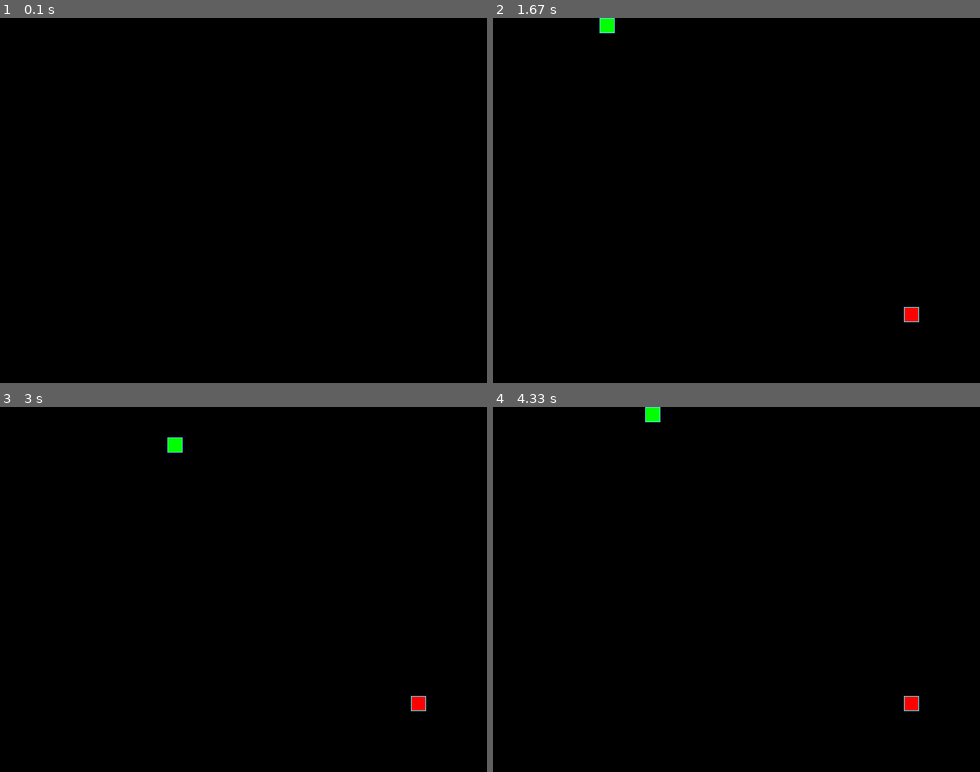
Above: before the commit, frames 1-4 (two rows, left to right).
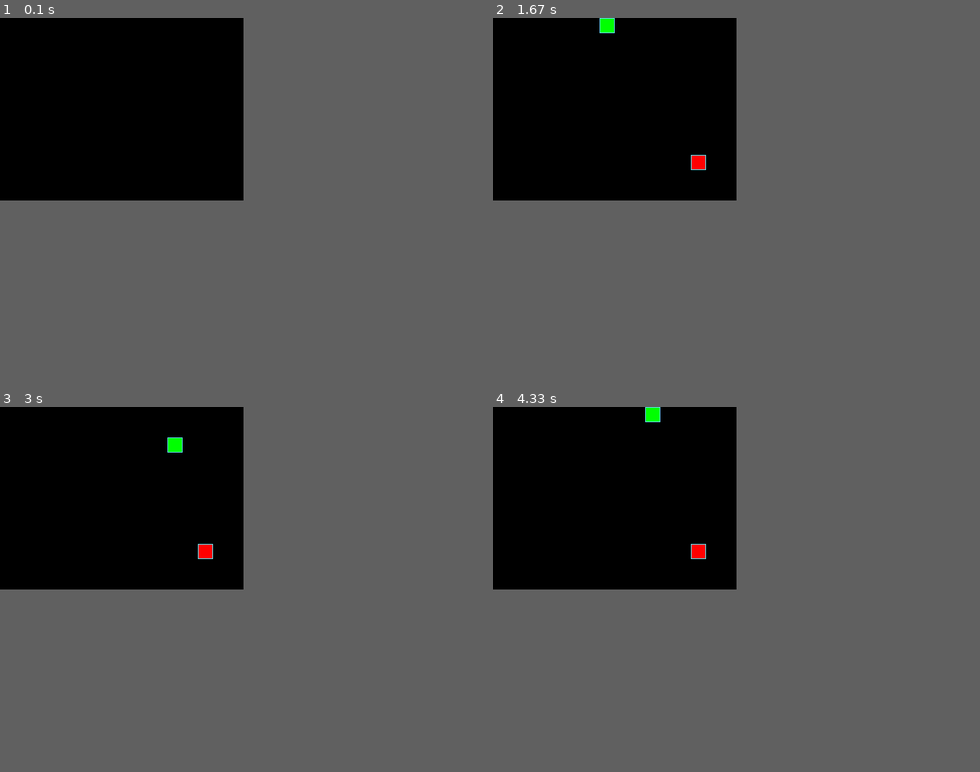
Above: after the commit, the same moments.

Repository: k-konovalov/the_snake
Game: pygame game, started from the_snake.py
Two runs of this game, one before a commit and one after it. Both use one fixed random seed, a clock stepped at 60 frames per second and the inputs below.
Inputs:
- Up to frame 1 (0.1 s): no input
- Up to frame 2 (1.67 s): hold Right 0.33-0.8 s; hold Up 0.83-1.3 s; hold Right from 1.33 s (still down)
- Up to frame 3 (3 s): release Right at 1.83 s; hold Down 2.43-2.98 s
- Up to frame 4 (4.33 s): hold Left 3.02-3.57 s; hold Up 3.6-4.15 s; hold Right from 4.18 s (still down)
In our replay, the window is 640x480 before the commit and 320x240 after it. These sizes can differ from the game's own. Grey fills any space a smaller window leaves; there, only what the larger window draws over its background counts as a difference.

The runs differ from the first frame. In frame 1, only the window size differs. In frame 2, 0.3% of the frame differs, in the area x 40-88%, y 37-84%; in frame 3, 0.3%; in frame 4, 0.3%.

Commit message:
F-4: minor

Diff:
--- a/constants.py
+++ b/constants.py
@@ -6,8 +6,8 @@
 """
 
 # Константы для размеров поля и сетки:
-SCREEN_WIDTH = 640  # Ширина игрового окна в пикселях
-SCREEN_HEIGHT = 480  # Высота игрового окна в пикселях
+SCREEN_WIDTH = 640 // 2 # Ширина игрового окна в пикселях
+SCREEN_HEIGHT = 480 // 2  # Высота игрового окна в пикселях
 GRID_SIZE = 20  # Размер одной ячейки сетки в пикселях
 GRID_WIDTH = SCREEN_WIDTH // GRID_SIZE  # Количество ячеек по горизонтали
 GRID_HEIGHT = SCREEN_HEIGHT // GRID_SIZE  # Количество ячеек по вертикали
--- a/game_objects.py
+++ b/game_objects.py
@@ -74,7 +74,7 @@
             body_color=pygame.Color(255, 0, 0),
             position=self.randomize_position(),
         )
-        self.randomize_position()
+        self.position = self.randomize_position()
 
     def randomize_position(self):
         """Устанавливает случайную позицию яблока в пределах игрового поля.
@@ -82,7 +82,7 @@
         Координаты выбираются так, чтобы яблоко оказалось внутри
         сетки игрового поля, выровненной по ячейкам.
         """
-        self.position = (
+        return (
             randint(0, GRID_WIDTH - 1) * GRID_SIZE,   # x
             randint(0, GRID_HEIGHT - 1) * GRID_SIZE,  # y
         )
@@ -118,25 +118,21 @@
             применится после обновления. По умолчанию None.
         length: int — текущая длина змейки в сегментах.
             Изначально 1.
-        last: Кортеж (x, y) — позиция последнего сегмента перед
-            удалением. Используется для затирания следа.
     """
 
     direction = RIGHT
     next_direction = None
     length = 1
-    last = None
 
     def __init__(self):
         super().__init__(
             body_color=pygame.Color(0, 255, 0),
             position=self._start_point,
         )
-        self.last = None
         self.length = 1
         self.direction = RIGHT
         self.next_direction = None
-        self.positions = super().positions.copy()
+        self.positions = [self._start_point]
         self.position = self._start_point
 
     def get_head_position(self):
@@ -188,6 +184,7 @@
         """Поедание яблока."""
         if self.position == apple_position:
             apple_func()
+            self.length = len(self.positions)
         else:
             self.positions.pop()
 
@@ -197,7 +194,7 @@
             if self.position == part:
                 self.reset()
                 func_clear()
-                return
+                break
 
     def reset(self):
         """Сбрасывает змейку в начальное состояние.
@@ -232,22 +229,11 @@
         Args:
             screen: Surface — поверхность pygame для отрисовки.
         """
-        for position in self.positions[:-1]:
+        for position in self.positions:  # [:-1]:
             rect = (pygame.Rect(position, (GRID_SIZE, GRID_SIZE)))
             pygame.draw.rect(screen, self.body_color, rect)
             pygame.draw.rect(screen, BORDER_COLOR, rect, 1)
 
-        # Отрисовка головы змейки
-        head_rect = pygame.Rect(self.positions[0], (GRID_SIZE, GRID_SIZE))
-        pygame.draw.rect(screen, self.body_color, head_rect)
-        pygame.draw.rect(screen, BORDER_COLOR, head_rect, 1)
-
-        # Затирание последнего сегмента
-        if self.last:
-            last_rect = pygame.Rect(self.last, (GRID_SIZE, GRID_SIZE))
-            pygame.draw.rect(screen, BOARD_BACKGROUND_COLOR, last_rect)
-
-
 if __name__ == '__main__':
     Apple()
     Snake()
